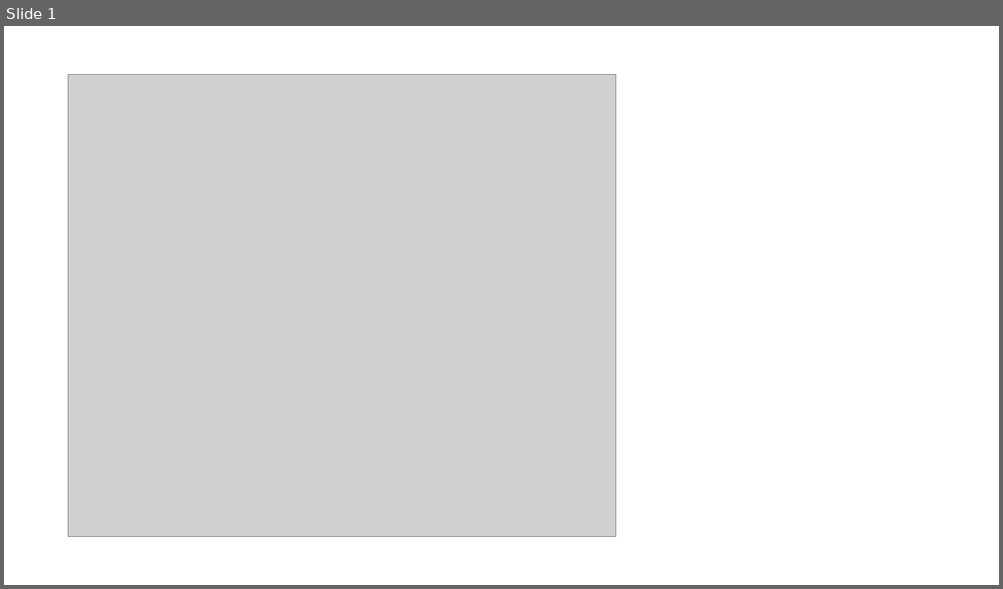
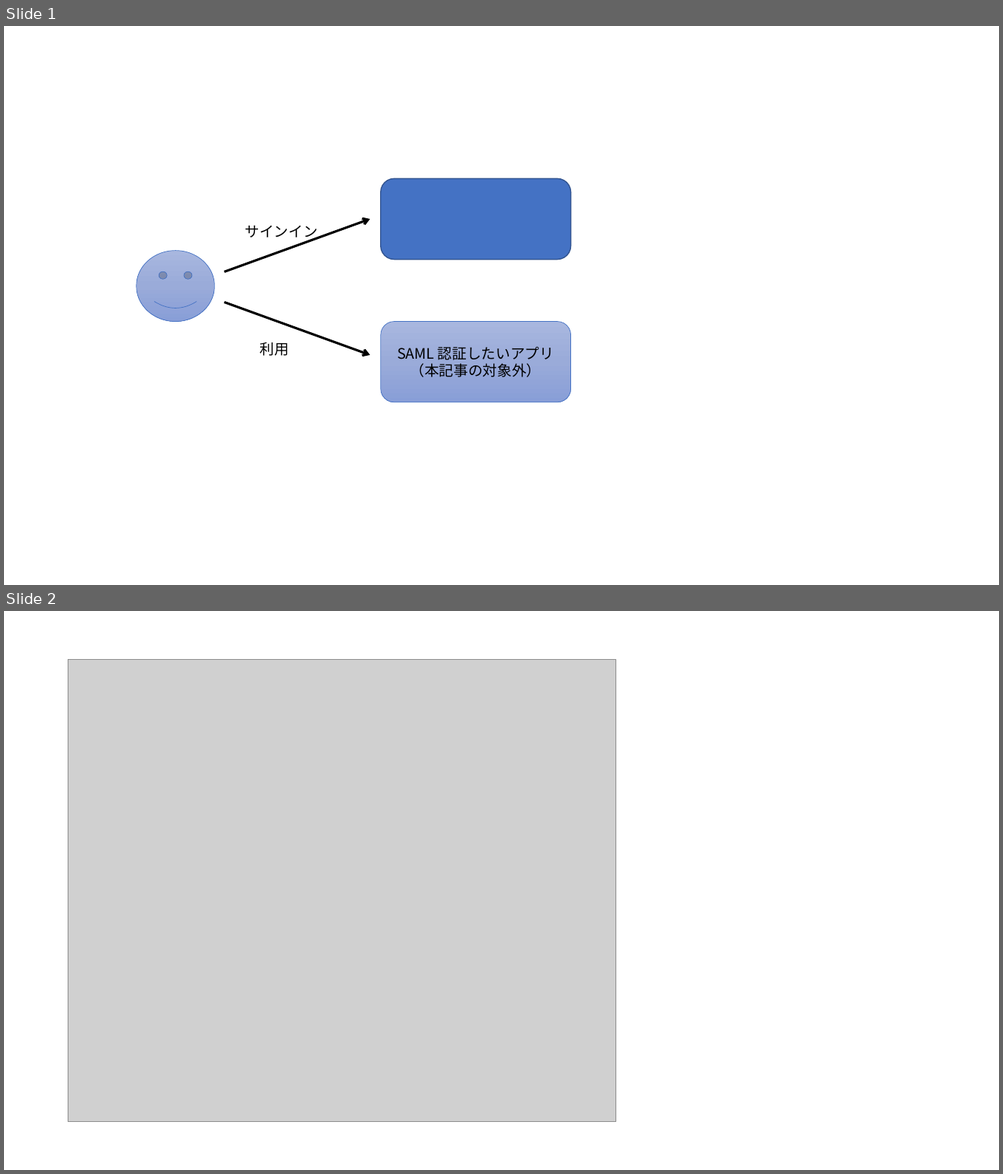
Before and after one commit to ayuina/ainaba-csa-blog, a slide deck: simplesamlphp-on-appservice/images/figures.pptx. Shown one above the other, each under a label of ours: slide 1 before the commit, slides 1 and 2 after it. The pictures are 1003x589 and 1003x1174 pixels, drawn with LibreOffice and Linux fonts; fonts in the diff are those of the drawing; grey boxes stand for pictures. Boxes give left, top, right and bottom in pixels: in the first picture for what was removed or moved away, otherwise in the second. Text is boxed around its words. In the diff, an @@ line names an element or a change of style, - is before the commit and + after.

```diff
--- a/simplesamlphp-on-appservice/images/figures.pptx
+++ b/simplesamlphp-on-appservice/images/figures.pptx
@@ slide 1 added at box(4, 26, 999, 585), background #FFFFFF @@
@@ rounded rectangle added at box(381, 179, 571, 260), fill #4472C4, outline #325491 1 pt @@
@@ arrow added from (224, 272) to (370, 219), #000000 2.25 pt @@
@@ text added at box(245, 225, 318, 241), 14 pt, text #000000 @@
+サインイン
@@ smiley face added at box(136, 250, 214, 321), fill gradient #A8B7DF to #9AABD9 to #889ED7, outline #4472C4 0.5 pt @@
@@ arrow added from (224, 303) to (370, 355), #000000 2.25 pt @@
@@ rounded rectangle added at box(381, 321, 571, 402), fill gradient #A8B7DF to #9AABD9 to #889ED7, outline #4472C4 0.5 pt, 14 pt, text #000000 @@
+SAML 認証したいアプリ
+（本記事の対象外）
@@ text added at box(260, 342, 289, 356), 14 pt, text #000000 @@
+利用
@@ what was slide 1 is now slide 2 @@
```
Also in this commit, not shown: 3 other files.
